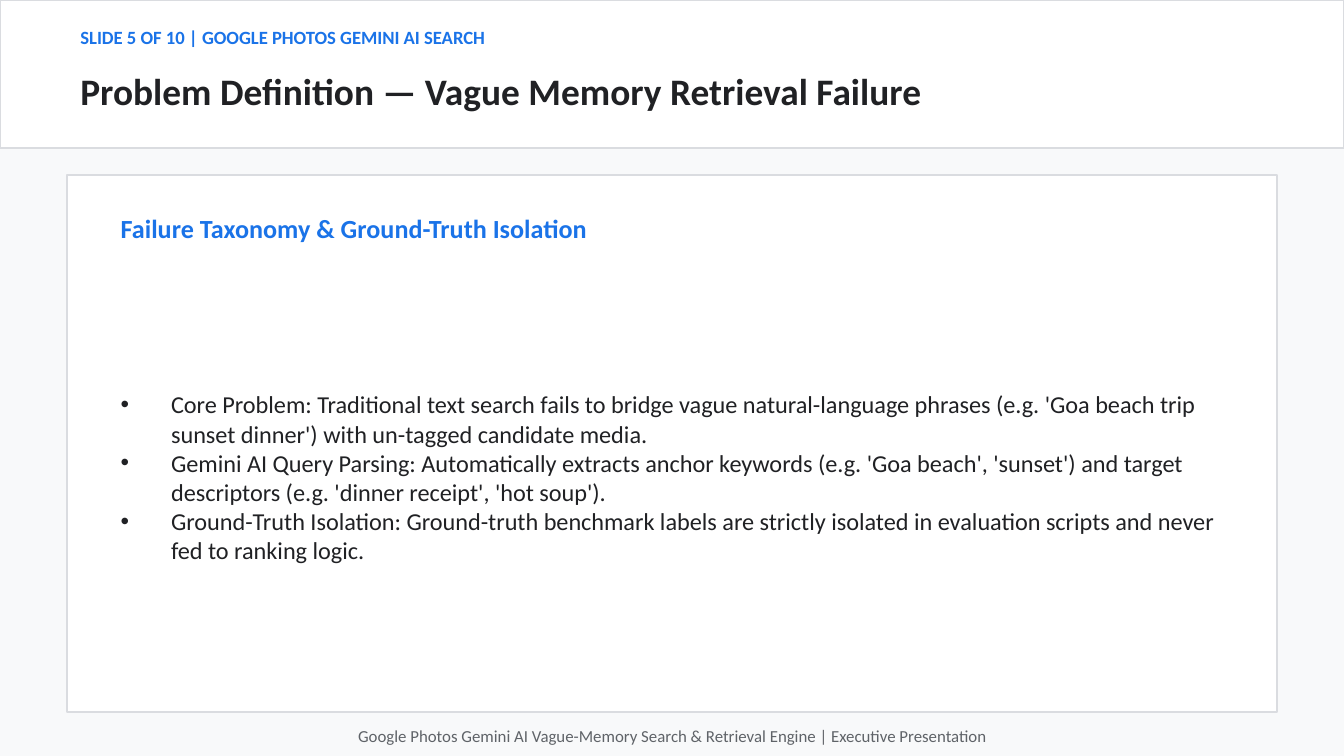
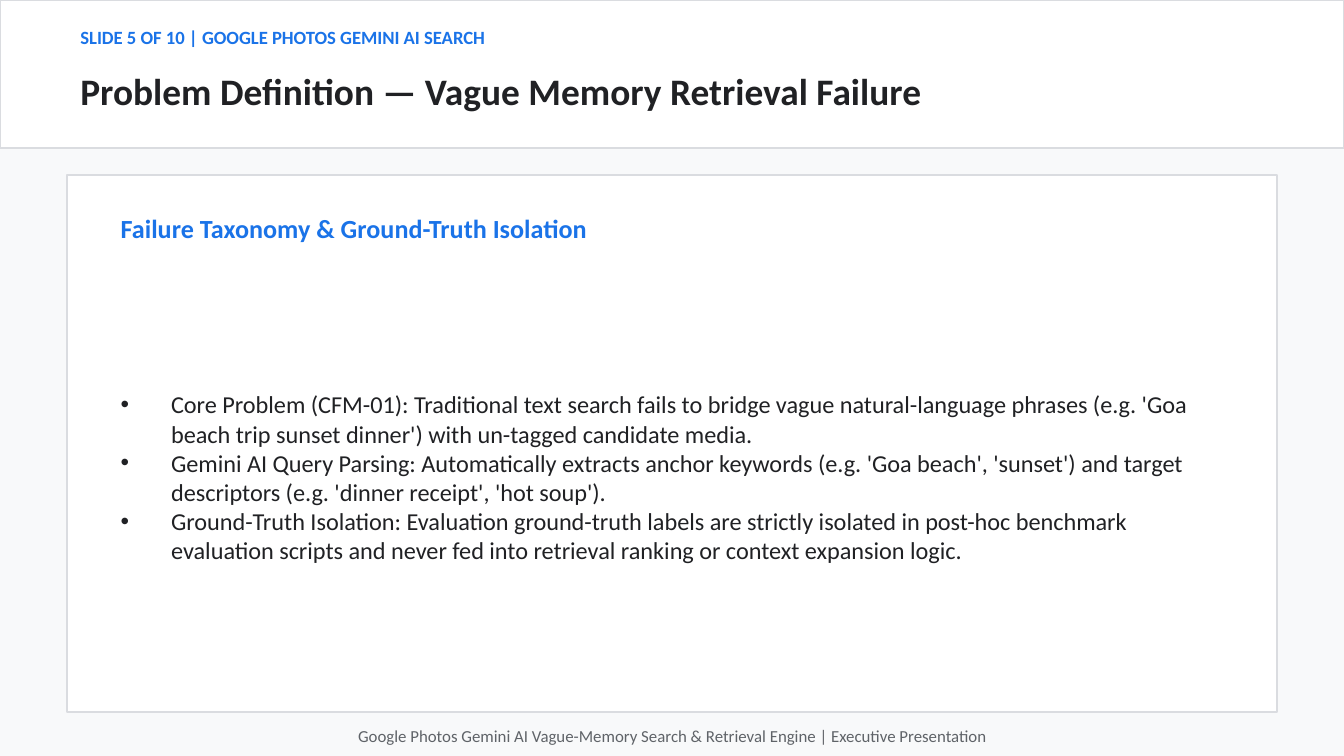
Before and after one commit to hatakekakashi05/google-photos-vague-memory-, a slide deck: slide 5 of output/google_photos_vague_memory_presentation.pptx. Drawn at 1344x756 pixels with LibreOffice and Linux fonts; fonts in the diff are those of the drawing. Boxes give left, top, right and bottom in pixels: in the first picture for what was removed or moved away, otherwise in the second. Text is boxed around its words. In the diff, an @@ line names an element or a change of style, - is before the commit and + after.

```diff
--- a/output/google_photos_vague_memory_presentation.pptx
+++ b/output/google_photos_vague_memory_presentation.pptx
@@ text at (171, 395, 1187, 447): text changed @@
-• Core Problem: Traditional text search fails to bridge vague natural-language phrases (e.g. 'Goa beach trip sunset dinner') with un-tagged candidate media.
+• Core Problem (CFM-01): Traditional text search fails to bridge vague natural-language phrases (e.g. 'Goa beach trip sunset dinner') with un-tagged candidate media.
@@ text at (171, 513, 1127, 563): text changed @@
-• Ground-Truth Isolation: Ground-truth benchmark labels are strictly isolated in evaluation scripts and never fed to ranking logic.
+• Ground-Truth Isolation: Evaluation ground-truth labels are strictly isolated in post-hoc benchmark evaluation scripts and never fed into retrieval ranking or context expansion logic.
```
Also in this commit, not shown: 6 other slides changed, 4 other files.
